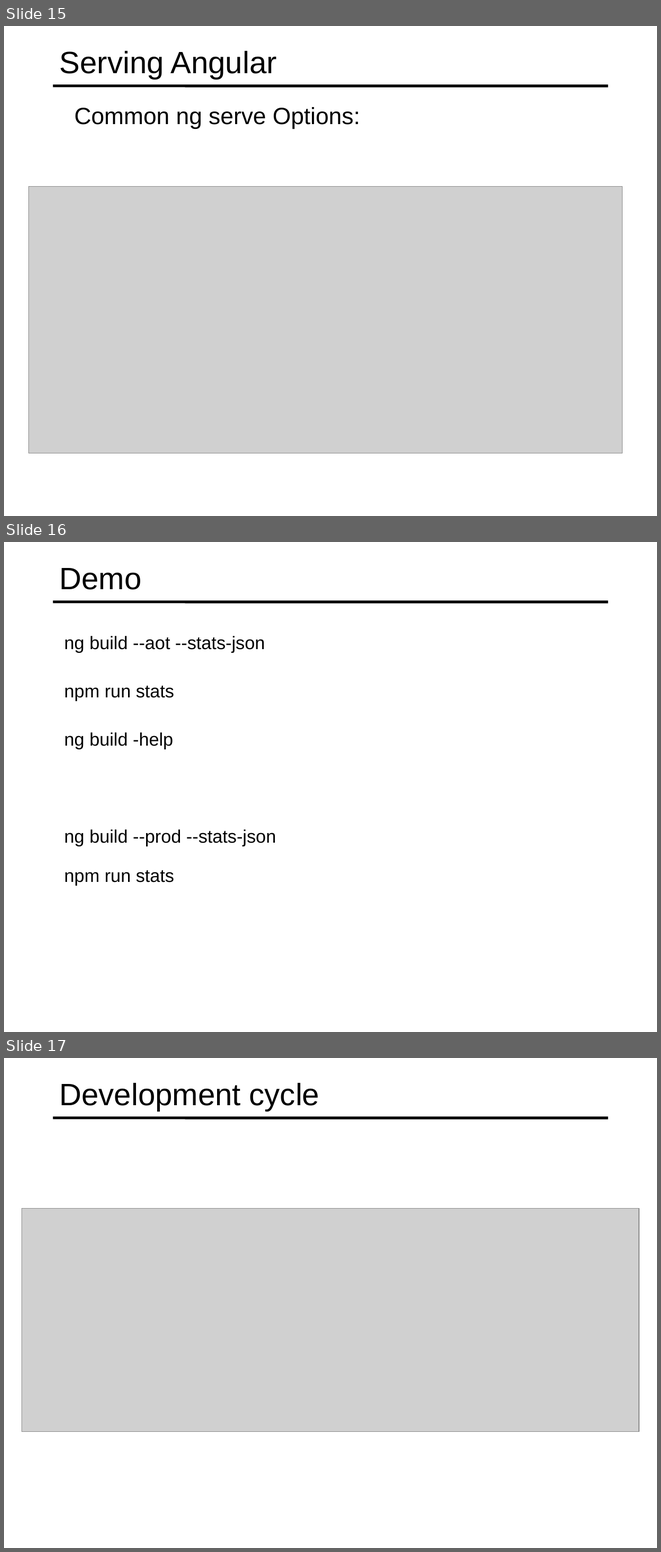
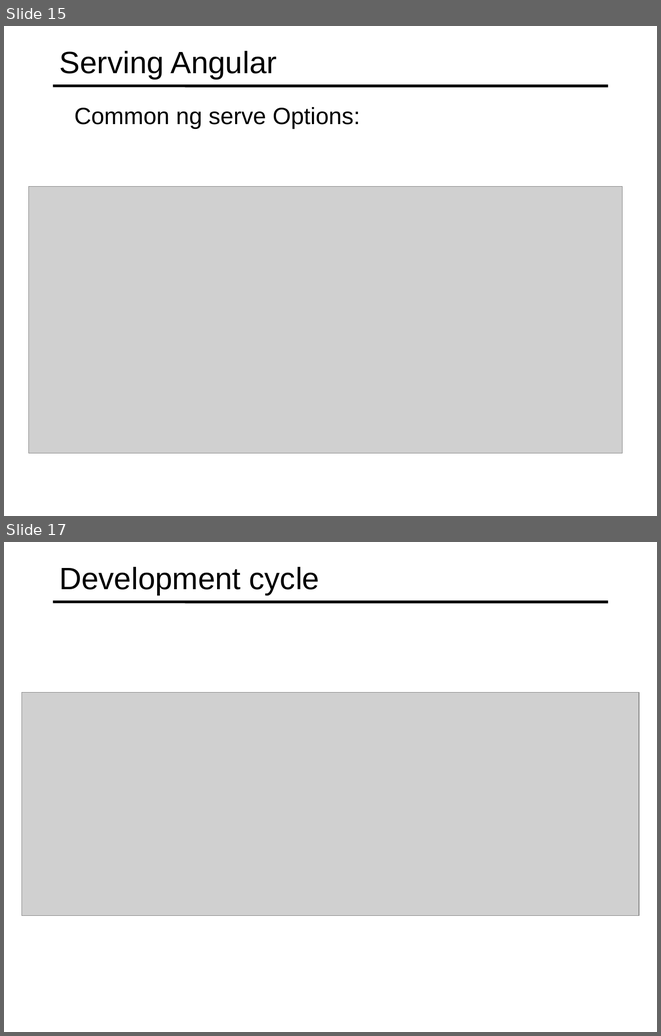
Before and after one commit to specter01wj/Jago_Link_Training, a slide deck: Angular/Angular7/Angular CLI/6.Building and Serving/L6_Building and Serving.ppt. Shown one above the other, each under a label of ours: slides 15, 16 and 17 before the commit, slides 15 and 17 after it; the slides between them are not shown. The pictures are 661x1552 and 661x1036 pixels, drawn with LibreOffice and Linux fonts; fonts in the diff are those of the drawing; grey boxes stand for pictures. Boxes give left, top, right and bottom in pixels: in the first picture for what was removed or moved away, otherwise in the second. Text is boxed around its words. In the diff, an @@ line names an element or a change of style, - is before the commit and + after.

Commit message:
09/05/2019 v1

```diff
--- a/Angular/Angular7/Angular CLI/6.Building and Serving/L6_Building and Serving.ppt
+++ b/Angular/Angular7/Angular CLI/6.Building and Serving/L6_Building and Serving.ppt
@@ slide 16 removed at <box>4,542,657,1032</box>, background #FFFFFF; not listed: 1 template element that a slide beside it also shows @@
@@ title removed at <box>60,568,142,590</box> @@
-Demo
@@ text removed at <box>64,636,265,652</box> @@
-  ng build --aot --stats-json
@@ text removed at <box>64,686,174,700</box> @@
-  npm run stats
@@ text removed at <box>64,732,173,749</box> @@
-  ng build -help
@@ text removed at <box>64,829,276,846</box> @@
-  ng build --prod --stats-json
@@ text removed at <box>64,870,174,885</box> @@
-  npm run stats
```
Also in this commit, not shown: 2 slides added.
